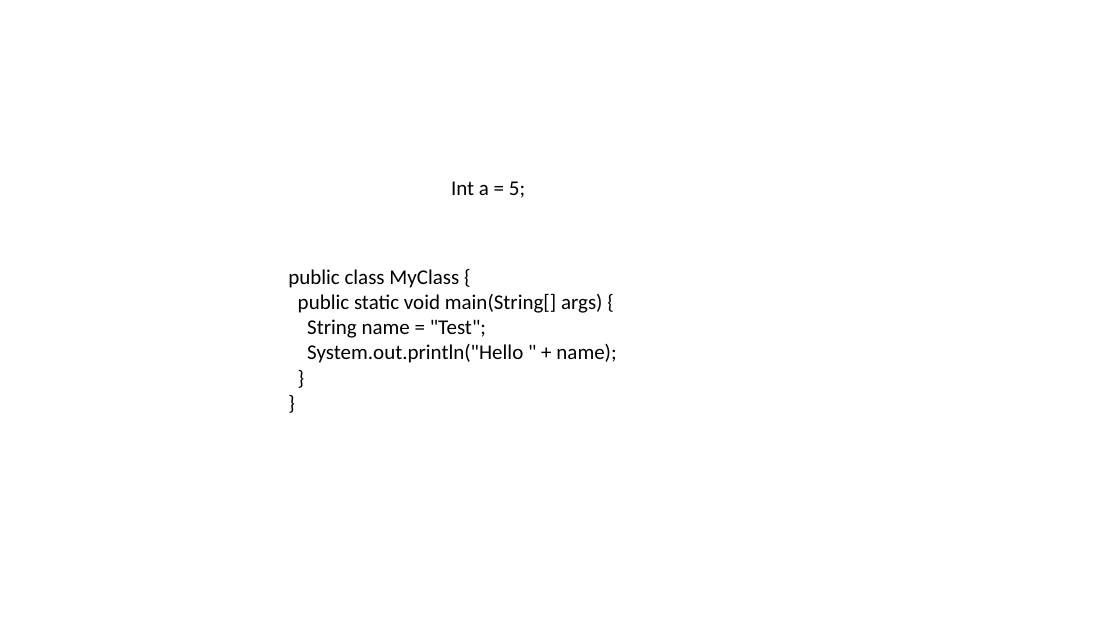
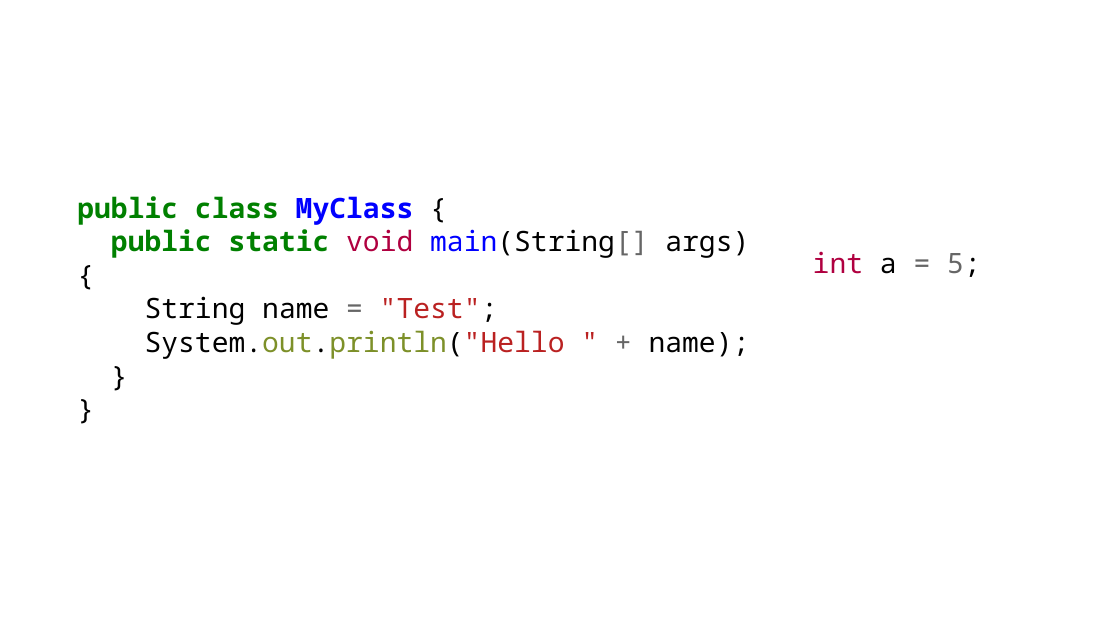
Before and after one commit to MarcusRiemer/powerpoint-source-code-format, a slide deck: slide 1 of pp-source-format/test-documents/single.pptx. Drawn at 1120x630 pixels with LibreOffice and Linux fonts; fonts in the diff are those of the drawing. Boxes give left, top, right and bottom in pixels: in the first picture for what was removed or moved away, otherwise in the second. Text is boxed around its words. In the diff, an @@ line names an element or a change of style, - is before the commit and + after.

```diff
--- a/pp-source-format/test-documents/single.pptx
+++ b/pp-source-format/test-documents/single.pptx
@@ text at bbox=[77, 196, 750, 359]: text changed; size 18 to 24 pt; font Calibri to Noto Sans Mono @@
-public class MyClass {
-public static void main(String[] args) {
-String name = "Test";
-System.out.println("Hello " + name);
-}
-}
+public class MyClass {
+public static void main(String[] args) {
+String name = "Test";
+System.out.println("Hello " + name);
+}
+}
@@ text at bbox=[813, 251, 981, 277]: text changed; size 18 to 24 pt; font Calibri to Noto Sans Mono; text colour #000000 to #B00040 @@
-Int a = 5;
+int a = 5;
```
Also in this commit, not shown: 2 other files.
